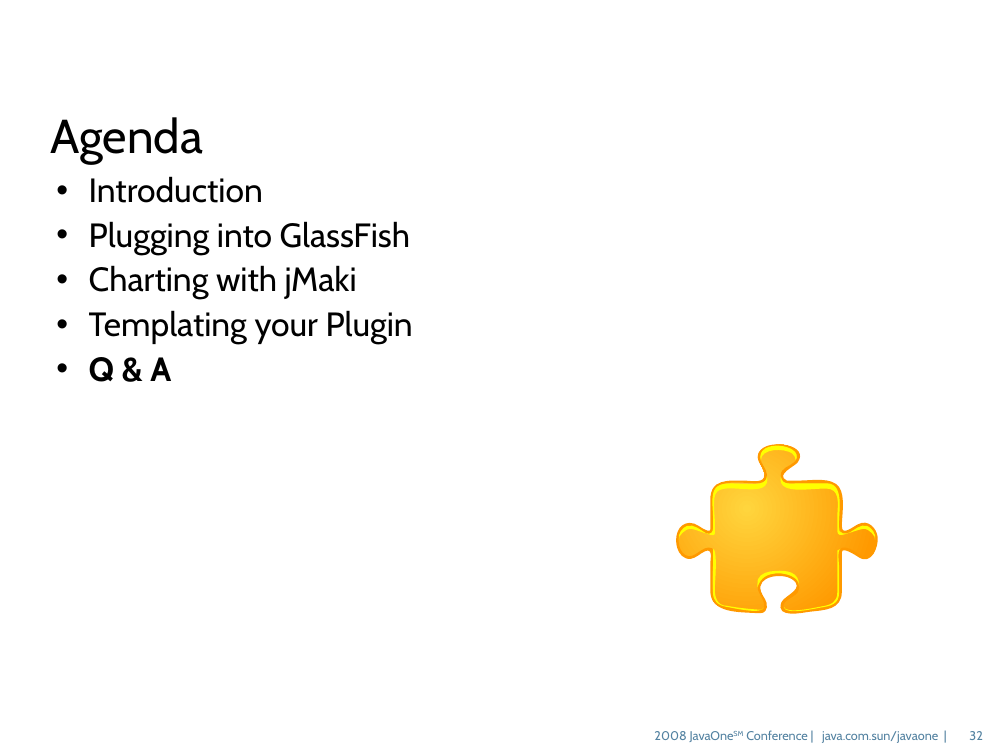
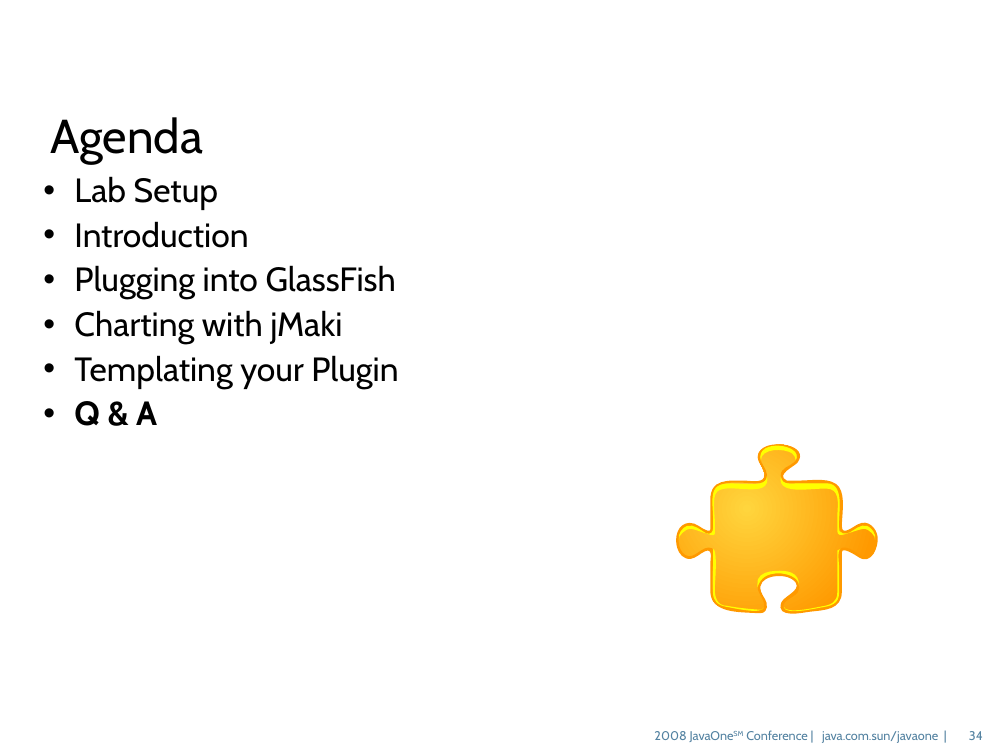
Before and after one commit to dmatej/Glassfish-SVN-Patched, a slide deck: slide 34 of v3/admingui/j1plugin/gfplugin/4520_gfplugin.odp (slide 32 before the commit). Drawn at 1008x756 pixels with LibreOffice and Linux fonts; fonts in the diff are those of the drawing; background and template pictures are left out. Boxes give left, top, right and bottom in pixels: in the first picture for what was removed or moved away, otherwise in the second. Text is boxed around its words. In the diff, an @@ line names an element or a change of style, - is before the commit and + after.

```diff
--- a/v3/admingui/j1plugin/gfplugin/4520_gfplugin.odp
+++ b/v3/admingui/j1plugin/gfplugin/4520_gfplugin.odp
@@ text at [74,176,218,210]: paragraph added @@
+• Lab Setup
@@ text at [74,221,398,426]: indent changed @@
@@ page number at [969,731,983,740]: text changed @@
-32
+34
```
Also in this commit, not shown: 5 other slides changed, 2 slides added.
